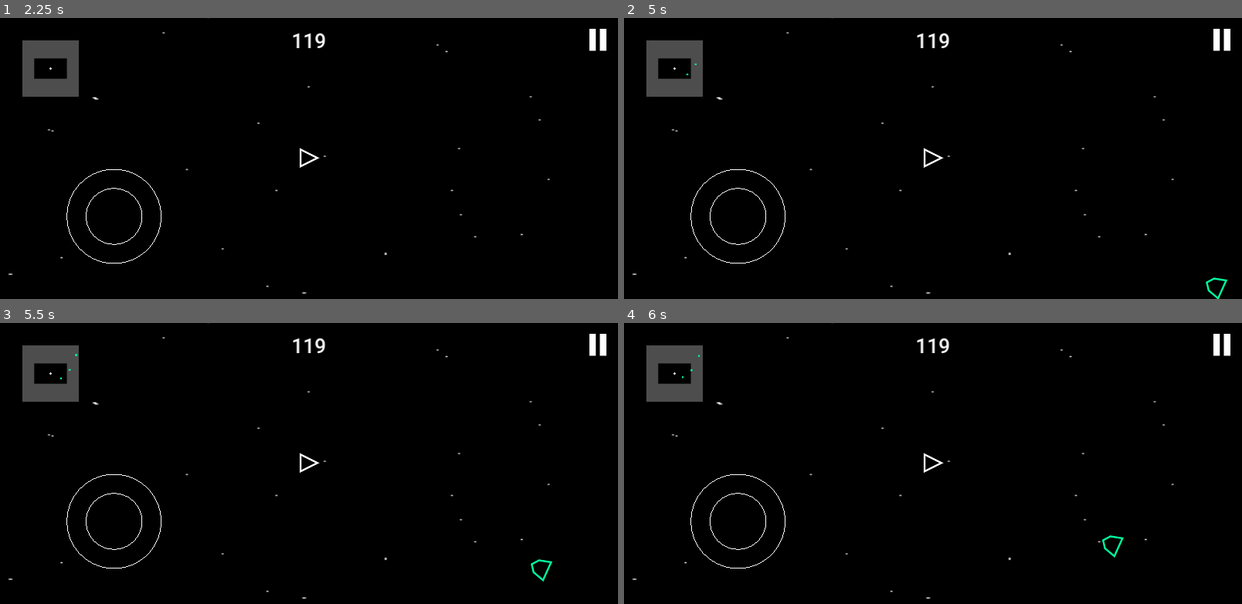
Above: before the commit, frames 1-4 (two rows, left to right).
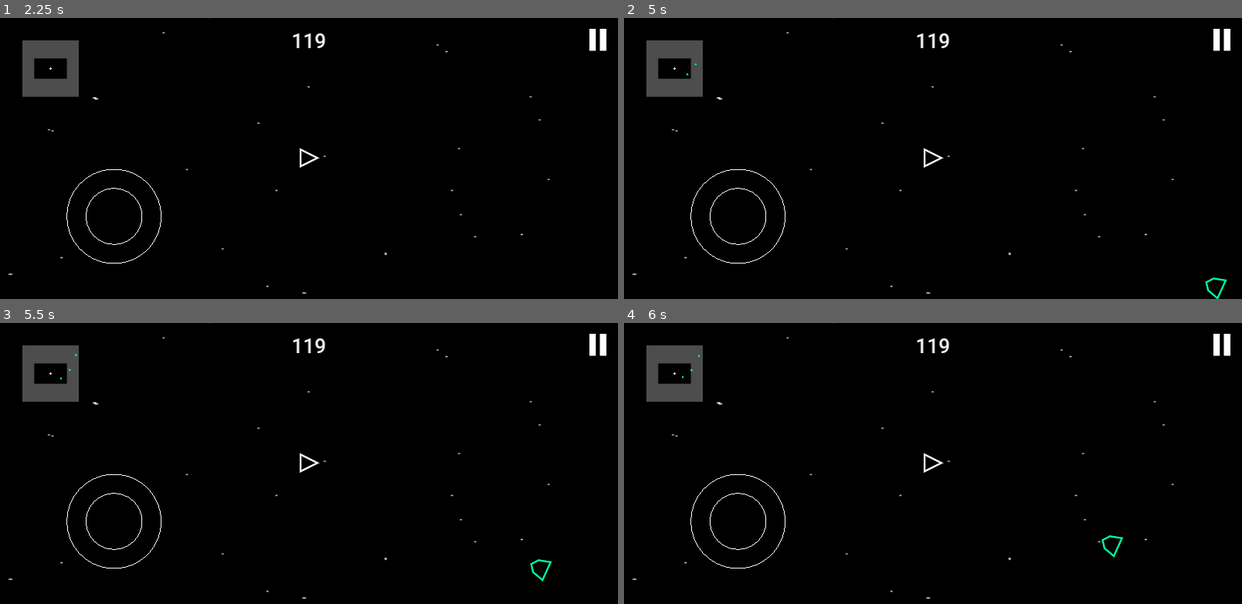
Above: after the commit, the same moments.

Repository: Ryu204/name-later
Game: Godot game, scene res://Layouts/index.tscn
Same seed, same stepped clock (60 frames per second), same inputs: the game is played once before the commit and once after it.
Inputs (mouse positions are in pixels of both pictures, inside the frame that each line leads up to):
- Up to frame 1 (2.25 s): click "Play" at 0.5 s; click (599, 40) at 1.25 s; click (309, 158) at 2 s
- Up to frame 2 (5 s): tap Enter at 2.75, 4.25 s; move the mouse to (1068, 144) at 2.77 s; click (1068, 144) at 2.92 s; tap Space at 3.5 s; move the mouse to (809, 172) at 3.52 s; click (809, 172) at 3.67 s; move the mouse to (994, 96) at 4.27 s; click (994, 96) at 4.42 s
- Up to frame 3 (5.5 s): move the mouse to (278, 519) at 5.02 s; click (278, 519) at 5.17 s
- Up to frame 4 (6 s): move the mouse to (1118, 505) at 5.77 s; click (1118, 505) at 5.92 s

Frame 1 is identical in both runs. In frame 2, less than 0.1% of the frame differs, in the area x 10-98%, y 19-100%; in frame 3, less than 0.1%; in frame 4, less than 0.1%.

Commit message:
Spawn stuffs near player only

Diff:
--- a/Components/Manager/enemy_manager.gd
+++ b/Components/Manager/enemy_manager.gd
@@ -10,7 +10,8 @@
 	initialize(
 		Spawner.spawn_amount_log_callback(0, .5),
 		Spawner.spawn_level_random_callback,
-		Spawner.spawn_position_rect_callback()
+		Spawner.spawn_position_rect_callback(),
+		Spawner.spawn_offset_player_callback(player)
 	)
 	add_spawnable(preload(Constants.SCENE_CAR))
 
--- a/Components/Manager/environment_manager.gd
+++ b/Components/Manager/environment_manager.gd
@@ -1,9 +1,12 @@
 extends Spawner
+
+@export var player: Player
 
 func _ready() -> void:
 	initialize(
 		Spawner.spawn_amount_log_callback(0, 0.2),
 		Spawner.spawn_level_random_callback,
-		Spawner.spawn_position_rect_callback()
+		Spawner.spawn_position_rect_callback(),
+		Spawner.spawn_offset_player_callback(player)
 	)
 	add_spawnable(preload(Constants.SCENE_ROCK))
--- a/Components/Manager/spawner.gd
+++ b/Components/Manager/spawner.gd
@@ -6,7 +6,7 @@
 var spawn_amount_callback: Callable
 var spawn_level_callback: Callable
 var spawn_position_callback: Callable
-var spawn_offset = Vector2.ZERO
+var spawn_offset_callback: Callable
 
 var _current_time = 0.0
 var _pending_time = 0.0
@@ -15,10 +15,12 @@
 	amount_callback: Callable,
 	level_callback: Callable,
 	position_callback: Callable,
+	offset_callback: Callable,
 ) -> void:
 	spawn_amount_callback = amount_callback
 	spawn_level_callback = level_callback
 	spawn_position_callback = position_callback
+	spawn_offset_callback = offset_callback
 
 func add_spawnable(node: PackedScene) -> void:
 	spawnables_list.append(node)
@@ -33,7 +35,7 @@
 
 func _spawn() -> void:
 	var viewport_world_size = get_viewport().get_visible_rect().size
-	var spawn_position = (spawn_position_callback.call(viewport_world_size) as Vector2) + spawn_offset
+	var spawn_position = (spawn_position_callback.call(viewport_world_size) as Vector2) + spawn_offset_callback.call()
 
 	var type_index = lerp(0.0, float(spawnables_list.size()), spawn_level_callback.call(_current_time))
 	var spawned = spawnables_list[type_index].instantiate()
@@ -76,3 +78,14 @@
 
 static var spawn_level_random_callback = func(_time: float) -> float:
 	return randf()
+
+static func spawn_offset_player_callback(player: Player) -> Callable:
+	assert(is_instance_valid(player), 'Player must be a valid node')
+	var alive = [true] # Use reference type to capture in lambda
+	player.destroyed.connect(func(): alive[0] = false)
+	var last_pos = player.report_position()
+
+	return func() -> Vector2:
+		if alive[0]:
+			last_pos = player.report_position()
+		return last_pos
--- a/Layouts/game.tscn
+++ b/Layouts/game.tscn
@@ -73,7 +73,8 @@
 [node name="EnemySpawner" parent="." node_paths=PackedStringArray("player") instance=ExtResource("7_qbvme")]
 player = NodePath("../Player")
 
-[node name="EnvironmentManager" parent="." instance=ExtResource("8_sisi1")]
+[node name="EnvironmentManager" parent="." node_paths=PackedStringArray("player") instance=ExtResource("8_sisi1")]
+player = NodePath("../Player")
 
 [node name="Player" parent="." instance=ExtResource("6_klyhy")]
 
